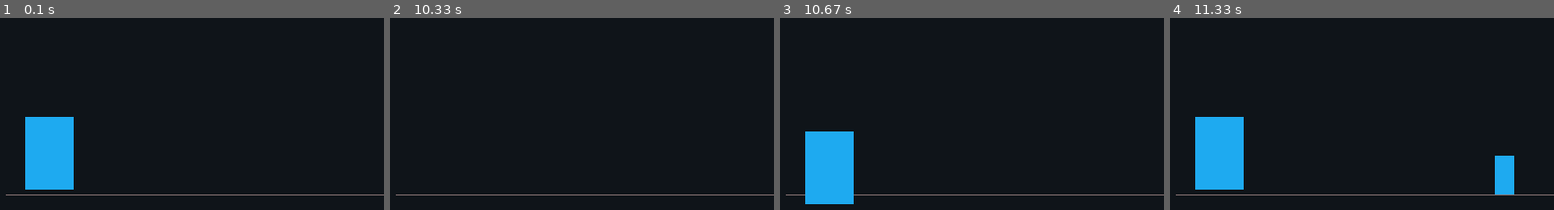
Above: before the commit, frames 1-4 (left to right).
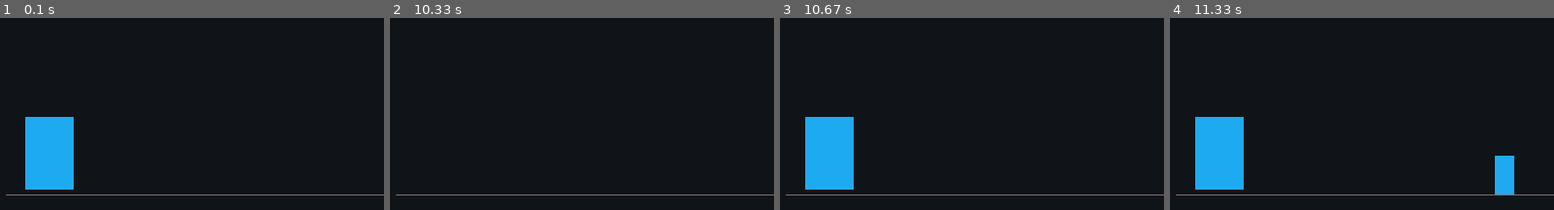
Above: after the commit, the same moments.

Repository: Yt027/Test-Projects
Game: pygame game, started from Python/tux-run/main.py
Two runs of this game, one before a commit and one after it. Both use one fixed random seed, a clock stepped at 60 frames per second and the inputs below.
Inputs:
- Up to frame 1 (0.1 s): no input
- Up to frame 2 (10.33 s): tap Space at 0.33, 0.73, 1.03, 1.63, 1.93, 3.13, 3.53, 3.83, 4.03, 4.33, 5.37, 5.67, 5.93, 6.27, 6.57, 6.7, 7.1, 7.4, 7.77, 8.17, 8.47 s
- Up to frame 3 (10.67 s): no input
- Up to frame 4 (11.33 s): no input
The pictures show only the part of the screen within x 0-50%, y 50-100%; the shares and areas given below are measured in that part.

Frames 1-2 are identical in both runs. In frame 3, 1.9% of the frame differs, in the area x 6-20%, y 51-97%; in frame 4, nothing differs.

Commit message:
Tux-run: updated physic - jump reception

Diff:
--- a/Python/tux-run/main.py
+++ b/Python/tux-run/main.py
@@ -35,15 +35,12 @@
         # print(PLAYER["velocity"])
         # print(len(GAME["OBJ"]))
         if PLAYER["y"] < GROUND - 75 - 5:
-
-            # if PLAYER["velocity"] < -PLAYER["jump_speed"] * 1.5:
-            #     PLAYER["velocity"] = 0
-            # else:
             PLAYER["velocity"] += PLAYER["jump_speed"]
             PLAYER["y"] += PLAYER["velocity"] * GAME["DELTA"]
-        else:
-            PLAYER["y"] = GROUND - 75 - 5
-            PLAYER["velocity"] = 0
+
+            if PLAYER["y"] >= GROUND - 75 - 5 - (PLAYER["jump_speed"] / 2) and PLAYER["velocity"] >= 0:
+                PLAYER["y"] = GROUND - 75 - 5
+                # PLAYER["velocity"] = 0
 
 
 
